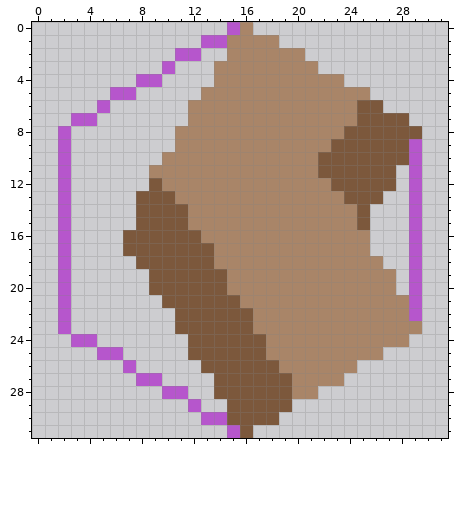
Edited in one commit: pixel-art sprite (src/main/resources/graphics/wall3/wall3-ne-se.png). The first picture shows the starting point.
The file is 32x32 pixels.
Once edited:
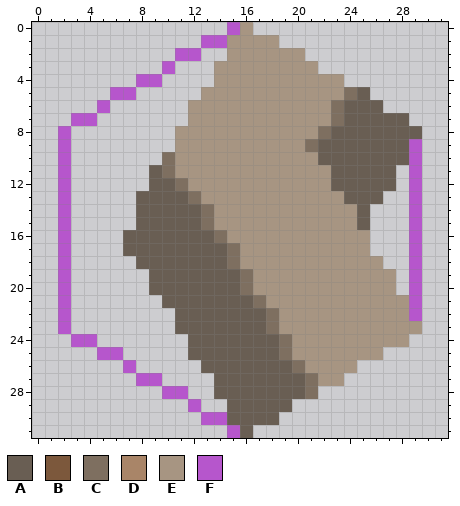
Palette (. is transparent): A #695e53  B #7c583c  C #7e6f60  D #a98568  E #a79582  F #b656cc
What changed:
Changed rows in their new state; - is an unchanged pixel.
first column x 7:
 0 ---------E-------------
 1 --------EEEE-----------
 2 --------EEEEEE---------
 3 -------EEEEEEEE--------
 4 -------EEEEEEEEEE------
 5 ------EEEEEEEEEEECA----
 6 -----EEEEEEEEEEECAAA---
 7 -----EEEEEEEEEEECAAAAA-
 8 ----EEEEEEEEEEECAAAAAAA
 9 ----EEEEEEEEEECAAAAAAA-
10 ---CEEEEEEEEEEEAAAAAAA-
11 --ACEEEEEEEEEEEEAAAAA--
12 --AACEEEEEEEEEEEAAAAA--
13 -AAAACEEEEEEEEEEEAAA---
14 -AAAAACEEEEEEEEEEEA----
15 -AAAAACEEEEEEEEEEEA----
16 AAAAAAACEEEEEEEEEEE----
17 AAAAAAAACEEEEEEEEEE----
18 -AAAAAAACEEEEEEEEEEE---
19 --AAAAAAACEEEEEEEEEEE--
20 --AAAAAAACEEEEEEEEEEE--
21 ---AAAAAAACEEEEEEEEEEE-
22 ----AAAAAAACEEEEEEEEEE-
23 ----AAAAAAACEEEEEEEEEEE
24 -----AAAAAAACEEEEEEEEE-
25 -----AAAAAAACEEEEEEE---
26 ------AAAAAAACEEEE-----
27 -------AAAAAAACEE------
28 -------AAAAAAAC--------
29 --------AAAAA----------
30 --------AAAA-----------
31 ---------A-------------
Boxes around the changes in both pictures, in picture pixels (x1, y1, x2, y2):
changed: (123, 22, 422, 438)
